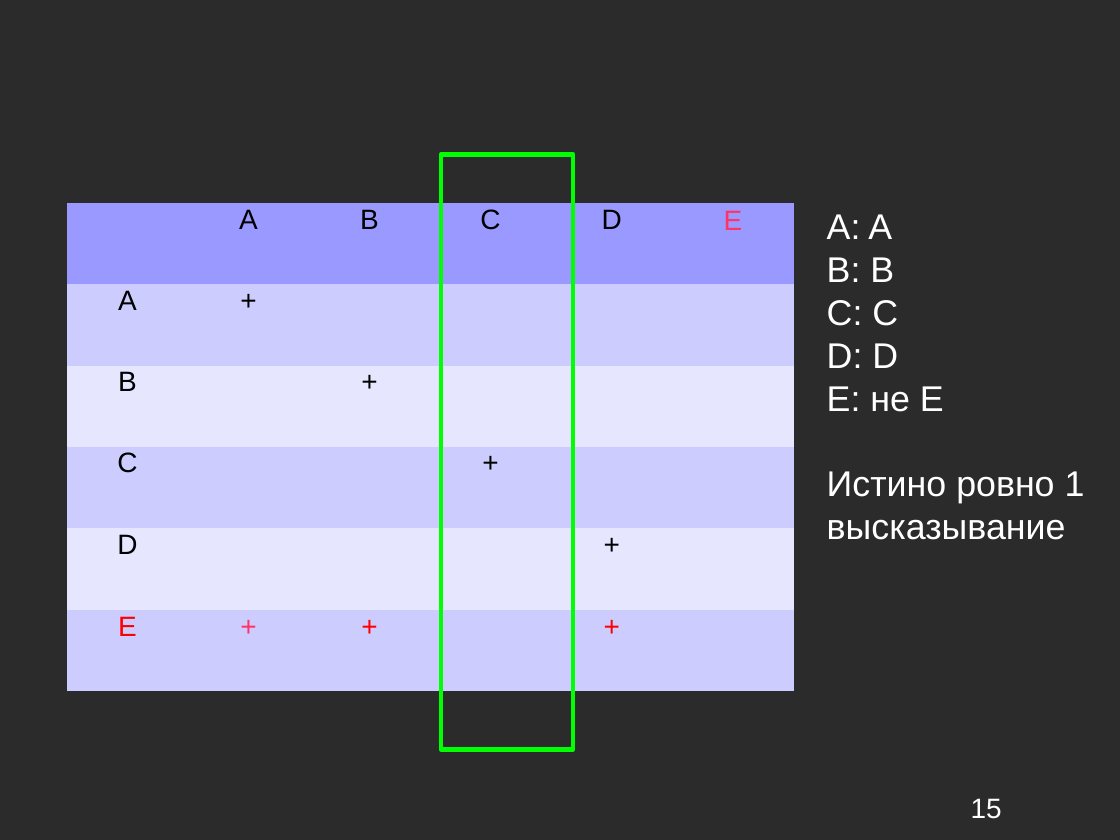
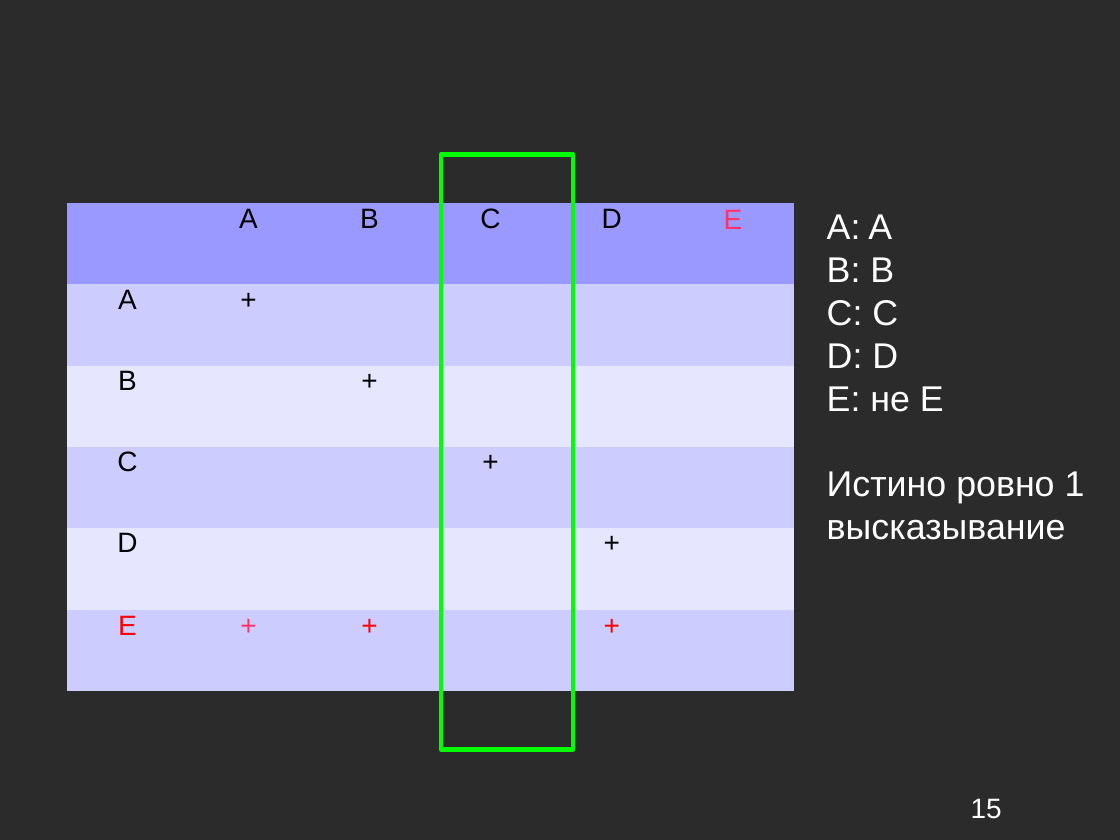
Before and after one commit to kevroletin/Coursework, a slide deck: slide 15 of 236_Кевролетин_презентация.ppt. Drawn at 1120x840 pixels with LibreOffice and Linux fonts; fonts in the diff are those of the drawing; background and template pictures are left out; a plain dark background stands for a picture behind light text. Boxes give left, top, right and bottom in pixels: in the first picture for what was removed or moved away, otherwise in the second. Text is boxed around its words. In the diff, an @@ line names an element or a change of style, - is before the commit and + after.

```diff
--- a/236_Кевролетин_презентация.ppt
+++ b/236_Кевролетин_презентация.ppt
@@ table at (67,204,793,691) @@
@@ line spacing 0.81 to 0.76 @@
@@ line spacing 0.87 to 0.81 @@
```
Also in this commit, not shown: 4 other slides changed, 8 slides removed.
